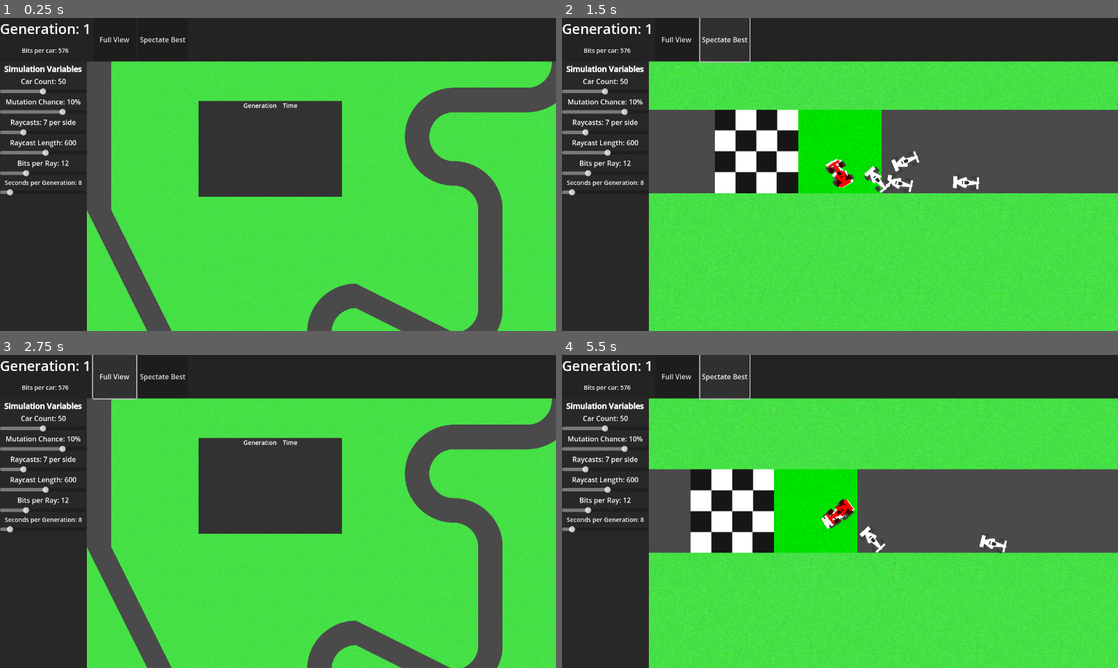
Above: before the commit, frames 1-4 (two rows, left to right).
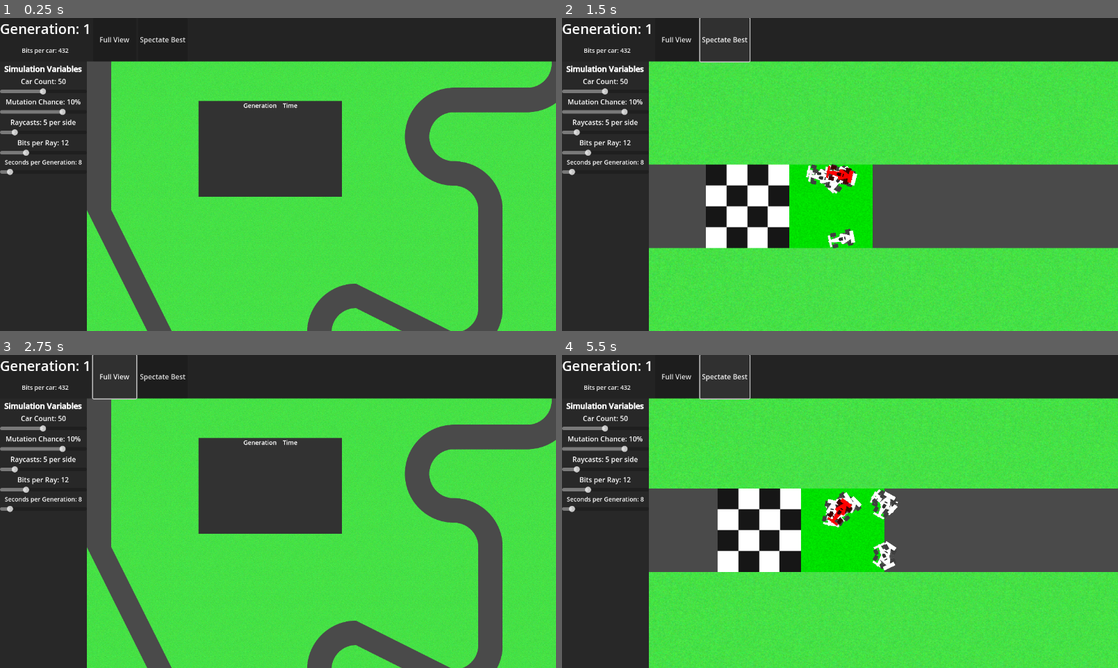
Above: after the commit, the same moments.

Repository: Seerban/Genetic-Self-Driving
Game: Godot game, scene res://Nodes/base.tscn
Same seed, same stepped clock (60 frames per second), same inputs: the game is played once before the commit and once after it.
Inputs:
- Up to frame 1 (0.25 s): no input
- Up to frame 2 (1.5 s): click "Full View" at 0.5 s; click "Spectate Best" at 1.25 s
- Up to frame 3 (2.75 s): click "Full View" at 2 s
- Up to frame 4 (5.5 s): click "Spectate Best" at 2.75 s; click "Full View" at 3.5 s; click "Spectate Best" at 4.25 s

The runs differ from the first frame. In frame 1, 0.6% of the frame differs, in the area x 0-15%, y 9-57%; in frame 2, 32%, in the area x 0-100%, y 9-100%; in frame 3, 0.6%; in frame 4, 16%.

Commit message:
Normalized inputs/outputs and fixed raycast mirroring

Diff:
--- a/Nodes/base.tscn
+++ b/Nodes/base.tscn
@@ -132,30 +132,16 @@
 
 [node name="RaysLabel" type="Label" parent="UI/Sidebar"]
 layout_mode = 2
-text = "Raycasts: 7 per side"
+text = "Raycasts: 5 per side"
 label_settings = SubResource("LabelSettings_2pays")
 horizontal_alignment = 1
 
 [node name="RaysSlider" type="HSlider" parent="UI/Sidebar"]
 layout_mode = 2
-min_value = 3.0
+min_value = 5.0
 max_value = 19.0
 step = 2.0
 value = 7.0
-rounded = true
-
-[node name="LengthLabel" type="Label" parent="UI/Sidebar"]
-layout_mode = 2
-text = "Raycast Length: 600"
-label_settings = SubResource("LabelSettings_2pays")
-horizontal_alignment = 1
-
-[node name="LengthSlider" type="HSlider" parent="UI/Sidebar"]
-layout_mode = 2
-min_value = 150.0
-max_value = 1000.0
-step = 50.0
-value = 600.0
 rounded = true
 
 [node name="BitsLabel" type="Label" parent="UI/Sidebar"]
@@ -191,6 +177,5 @@
 [connection signal="value_changed" from="UI/Sidebar/CarSlider" to="." method="_on_car_slider_value_changed"]
 [connection signal="value_changed" from="UI/Sidebar/MutationSlider" to="." method="_on_mutation_slider_value_changed"]
 [connection signal="value_changed" from="UI/Sidebar/RaysSlider" to="." method="_on_rays_slider_value_changed"]
-[connection signal="value_changed" from="UI/Sidebar/LengthSlider" to="." method="_on_length_slider_value_changed"]
 [connection signal="value_changed" from="UI/Sidebar/BitsSlider" to="." method="_on_bits_slider_value_changed"]
 [connection signal="value_changed" from="UI/Sidebar/TimeSlider" to="." method="_on_time_slider_value_changed"]
--- a/Scripts/base.gd
+++ b/Scripts/base.gd
@@ -17,7 +17,7 @@
 @export var generation = 0
 @export var car_count = 50
 # car variables
-@export var rays = 7 # per side + 1 middle
+@export var rays = 5 # per side + 1 middle
 @export var bits_accuracy = 12
 @export var ray_len = 600
 @export var mutation_chance = 0.1
@@ -35,14 +35,14 @@
 		print("No top car, defaulting (" + str((rays+1) * bits_accuracy * 6) + " bits)")
 	cars.clear()
 	cars.append( load("res://Nodes/car.tscn").instantiate() )
-	cars[0].init_code(rays, ray_len, bits_accuracy, top_car)
+	cars[0].init_code(rays, bits_accuracy, top_car)
 	cars[0].name = "best"
 	cars[0].modulate = Color.RED
 	cars[0].z_index = 2
 	best_car = cars[0]
 	for i in range(1,x):
 		cars.append( load("res://Nodes/car.tscn").instantiate() )
-		cars[i].init_code( rays, ray_len, bits_accuracy, mutate(top_car, mutation_chance) )
+		cars[i].init_code( rays, bits_accuracy, mutate(top_car, mutation_chance) )
 	for car in cars:
 		add_child(car)
 		car.global_position = Vector2(track.start_pos.x * track.scale.x, track.start_pos.y * track.scale.y)
@@ -103,10 +103,6 @@
 	rays = value
 	ui.get_node("Sidebar/RaysLabel").text = "Raycasts: " + str(int(value)) + " per side"
 
-func _on_length_slider_value_changed(value: float) -> void:
-	ray_len = value
-	ui.get_node("Sidebar/LengthLabel").text = "Raycast Length: " + str(int(value))
-
 func _on_car_slider_value_changed(value: float) -> void:
 	car_count = int(value)
 	ui.get_node("Sidebar/CarLabel").text = "Car Count: " + str(int(value))
--- a/Scripts/car.gd
+++ b/Scripts/car.gd
@@ -8,54 +8,58 @@
 var visited_tiles : Array[Vector2i]
 var last_tile := Vector2i.ZERO
 
-var acceleration = 1 # linear acceleration to top_speed
+var acceleration = 5 # linear acceleration to top_speed
 var brake_factor = 5 # multiplier to backwards acceleration under braking
 var top_speed = 1000
-var max_turn = 3 # turning multiplier
+var max_turn = 10 # turning multiplier
 var turn_speed_factor = 2 # speed negative influence over turning (1 = no turning at maxspeed)
-var front_aero = 1 # forward damping
-var side_aero = 1 # sideways damping
+var front_aero = 0.995 # forward damping
+var side_aero = 0.95 # sideways damping
 
 var penalty_remaining = 0 # penalty to top speed for bad behaviour
 var penalty_factor = 0.15
 
 var raycasts : Array[GeneticRayCast2D]
-@export var raycast_length = 500
-@export var raycast_count = 3 # per side + 1 middle
+var raycast_length = 750
+@export var raycast_count = 3. # per side + 1 middle
 
 @onready var track : TileMapLayer
 @onready var base : Node2D
 
-func init_code(rays : int, raylen : int, bits_accuracy : int, code : String) -> void:
+func init_code(rays : int, bits_accuracy : int, code : String) -> void:
 	self.raycast_count = rays
-	self.raycast_length = raylen
 	self.code = code
 	if len(code) == (rays+1) * bits_accuracy * 6:
 		var rayi = 0
-		for i in range(-90, 1, 180 / (raycast_count * 2)):
+		for i in range(0, 90, 90 / raycast_count):
 			var ray = GeneticRayCast2D.new(bits_accuracy, code.substr(rayi*bits_accuracy*6, bits_accuracy*6), raycast_length )
 			var ray2 = GeneticRayCast2D.new(bits_accuracy, code.substr(rayi*bits_accuracy*6, bits_accuracy*6), raycast_length )
-			ray2.negated = true
+
+			ray2.negated = true # rays are symmetrical genome-wise
 			rayi += 1
+
 			ray.collision_mask = 1
 			ray2.collision_mask = 1
+
 			ray.target_position = Vector2(0, raycast_length)
 			ray2.target_position = Vector2(0, raycast_length)
-			ray.rotation_degrees = rotation_degrees + i - 90
-			ray2.rotation_degrees = rotation_degrees + i + 180 / (raycast_count * 2)
+
+			ray.rotation_degrees = -i
+			ray2.rotation_degrees = 180 + i
+
 			raycasts.append(ray)
 			add_child(ray)
-			if i < 0:
-				raycasts.append(ray2)
-				add_child(ray2)
+			raycasts.append(ray2)
+			add_child(ray2)
 	else:
-		print("WRONG CAR CODE LENGTH: ", len(code))
+		print("Genome length mismatch: ", len(code))
 
 func _ready() -> void:
 	track = get_tree().get_first_node_in_group("Track")
 	base = get_parent()
 
 func accel(x) -> void:
+	x = clamp(x, -1, 1)
 	if x < 0:
 		# if car is moving forward
 		if velocity.dot( Vector2(1, 0).rotated( rotation ) ) > 0:
@@ -87,15 +91,15 @@
 func turn_process() -> void:
 	var turn_factor = 0
 	for i in range(0, len(raycasts) / 2):
-		turn_factor += raycasts[i].get_turn_factor()
+		turn_factor += raycasts[i].get_turn_factor() / raycast_count
 	for i in range(len(raycasts) / 2 + 1, len(raycasts)):
-		turn_factor += raycasts[i].get_turn_factor()
+		turn_factor += raycasts[i].get_turn_factor() / raycast_count
 	turn(turn_factor)
 
 func accel_process() -> void:
 	var accel_factor = 0
 	for i in raycasts:
-		accel_factor += i.get_accel_factor()
+		accel_factor += i.get_accel_factor() / raycast_count
 	accel(accel_factor)
 
 func get_tile_pos() -> Vector2i:
@@ -113,12 +117,13 @@
 	accel_process()
 
 	# Add distance travelled
-	distance += velocity.dot( Vector2(1, 0).rotated( rotation ) )
+	distance += velocity.dot( Vector2(1, 0).rotated( rotation ) ) - abs(velocity.dot( Vector2(0, 1).rotated( rotation ) ))
 	penalty_remaining -= delta
 
 	if move_and_slide():
 		velocity = get_last_slide_collision().get_normal() * velocity.length() * 0.3
 		penalty_remaining = 3 # Crashing penalty
+		distance *= 0.5
 
 	# Check for finish line
 	if get_tile_pos() == track.end_cell:
--- a/Scripts/GeneticRayCast.gd
+++ b/Scripts/genetic_ray_cast.gd
@@ -1,22 +1,22 @@
 extends RayCast2D
 class_name GeneticRayCast2D
 
+var ray_len : float
+
 var negated : bool
 var genome_size : int
-var coef_scale := 0.0002
-var distance_scale := 0.005
 var turn_coef = [0, 0 ,0]
 var accel_coef = [0, 0 ,0]
 
 @export var genome : String
 
 func bin_to_value(s : String) -> float:
-	var x = 0
+	var x = 0.
 	for i in range(genome_size):
 		if s[i] != '0':
 			x += 2 ** (genome_size - i - 1)
-	x -= ((2 ** genome_size) - 1) / 2
-	x *= coef_scale
+	x -= ((2 ** genome_size) - 1) / 2.
+	x /= 2**genome_size # normalize output
 	#print(s, " ", x)
 	return x
 
@@ -25,8 +25,7 @@
 
 #genome size = bits per coefifcient, 6 coefficients in total (3 for turn, 3 for acceleration)
 func _init(gen_size : int = 6, gen : String = '', length : int = 200) -> void:
-	distance_scale = 1. / length
-	coef_scale = 2 / (2 ** genome_size)
+	ray_len = target_position.length()
 	genome_size = gen_size
 	target_position = Vector2(length, 0)
 	if gen == '': gen = "0".repeat(genome_size * 6)
@@ -39,25 +38,29 @@
 		turn_coef[i] = bin_to_value( genome.substr( genome_size * i, genome_size ) )
 
 	for i in range(3, 6):
-		accel_coef[i - 3] = bin_to_value( genome.substr( genome_size * i, genome_size ) )
+		accel_coef[i-3] = bin_to_value( genome.substr( genome_size * i, genome_size ) )
 
 func get_turn_factor() -> float:
 	var x = 0
+
 	if not is_colliding(): x = target_position.length()
 	else: x = global_position.distance_to( get_collision_point() )
-	x *= distance_scale
-	#print(turn_coef)
+
+	x *= 1. / ray_len * genome_size
 	x = turn_coef[0]*x**2 + turn_coef[1]*x + turn_coef[2]
-	#print(x, ' ',turn_coef[0]*x**2, ' ',turn_coef[1]*x**2, ' ',turn_coef[2]*x**2)
+	x = Util.sigmoid(x)
+
 	if negated: x *= -1
-	x = clamp(x, -1, 1)
 	return x
 
 func get_accel_factor() -> float:
-	var x = 0
-	if not is_colliding(): x = target_position.length()
+	var x = 0.
+
+	if not is_colliding(): x = float(target_position.length())
 	else: x = global_position.distance_to( get_collision_point() )
-	x *= distance_scale
+
+	x *= 1. / ray_len * genome_size
 	x = accel_coef[0]*x**2 + accel_coef[1]*x + accel_coef[2]
-	x = clamp(x, -1, 1)
+	x = Util.sigmoid(x)
+
 	return -x
--- a/Scripts/track.gd
+++ b/Scripts/track.gd
@@ -19,5 +19,5 @@
 
 # -1 time for DNF
 func add_time(gen, time):
-	print("Addingg time", gen, ' ', time)
+	#print("Addingg time", gen, ' ', time)
 	timer.add_time(gen, time)
--- /dev/null
+++ b/Scripts/util.gd
@@ -0,0 +1,4 @@
+extends Node
+
+func sigmoid(x: float) -> float:
+	return 2.0 / (1.0 + exp(-x)) - 1.0
--- a/project.godot
+++ b/project.godot
@@ -14,6 +14,10 @@
 run/main_scene="uid://h8ssn6ytd4hj"
 config/features=PackedStringArray("4.5", "Mobile")
 
+[autoload]
+
+Util="*res://Scripts/util.gd"
+
 [display]
 
 window/size/viewport_width=1280
Renamed: Scripts/GeneticRayCast.gd.uid -> Scripts/genetic_ray_cast.gd.uid
Not shown, added: Scripts/util.gd.uid
Not shown, removed: Nodes/base.tscn3383607912.tmp
Not shown, removed: Nodes/base.tscn3390740143.tmp
Not shown, removed: Nodes/car.tscn995676982.tmp
